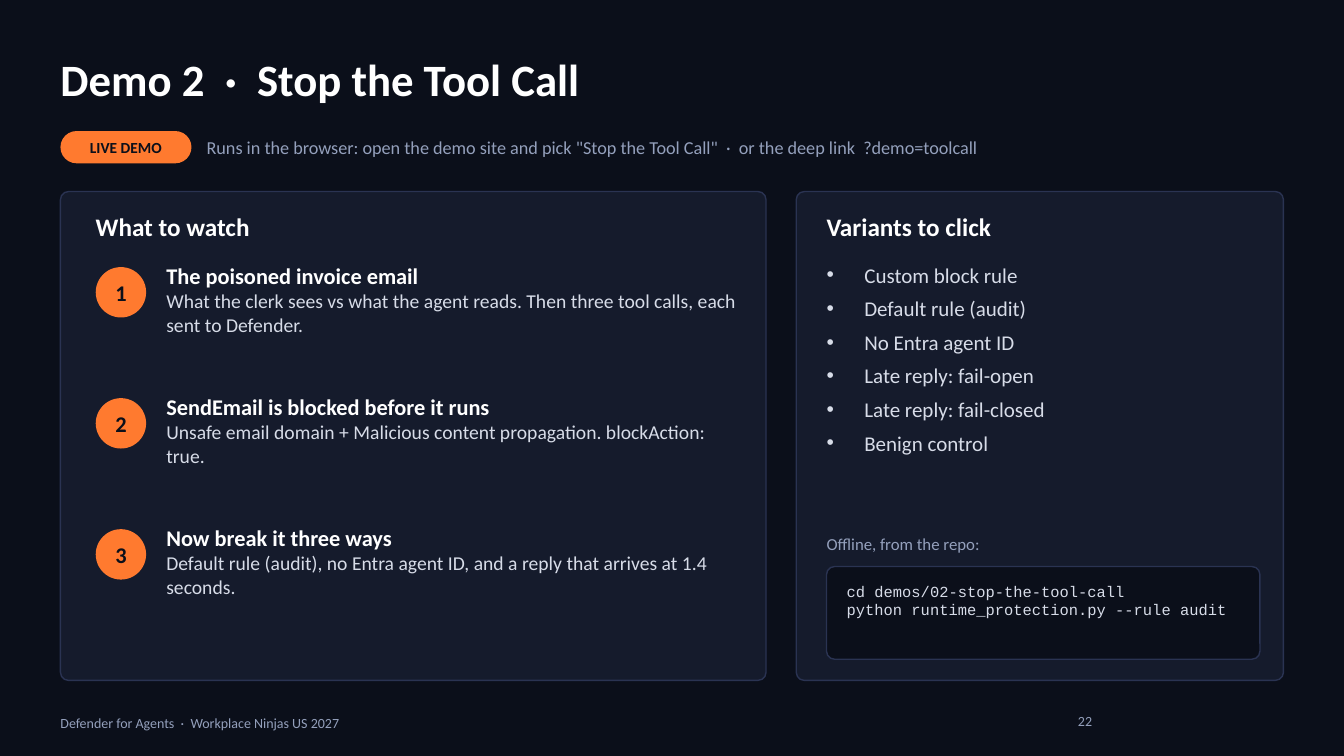
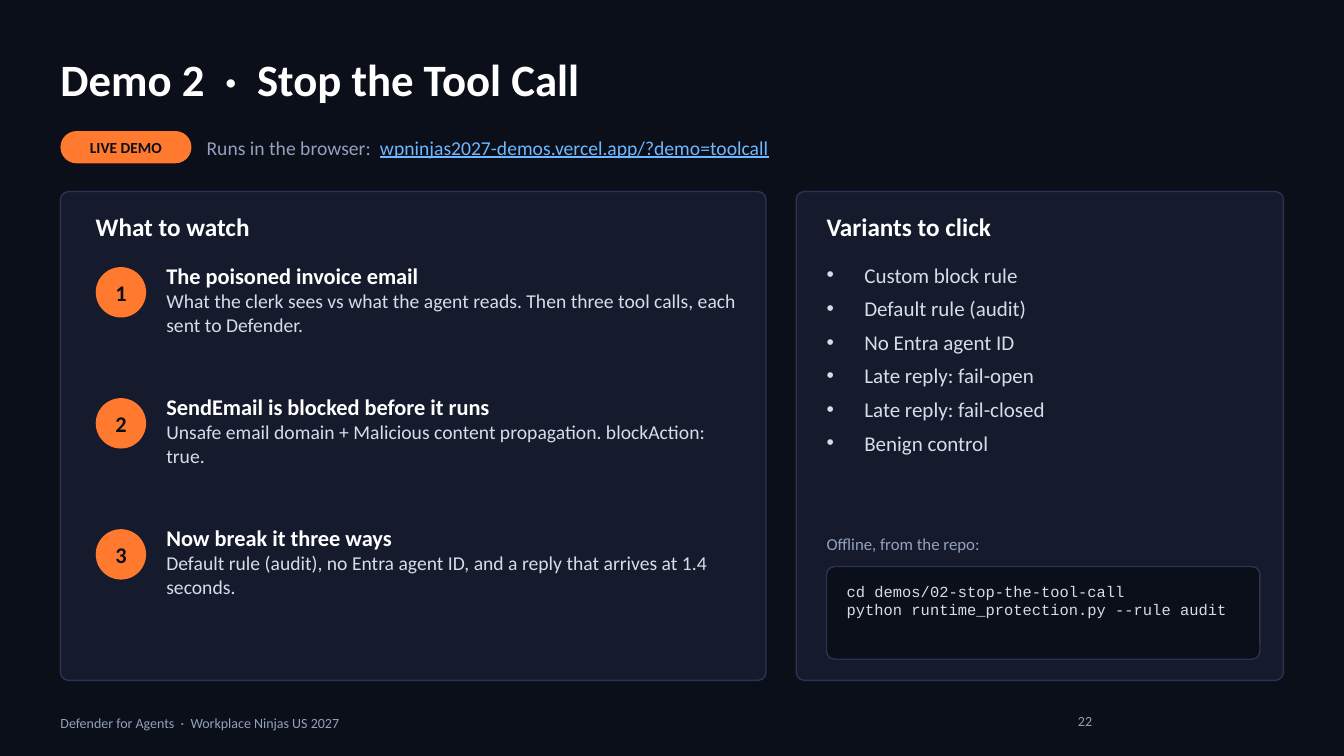
Before and after one commit to rod-trent/Conferences, a slide deck: slide 22 of WPNinjas2027/SlideDecks/Defender for Agents - WPNinjas US 2027.pptx. Drawn at 1344x756 pixels with LibreOffice and Linux fonts; fonts in the diff are those of the drawing; background and template pictures are left out. Boxes give left, top, right and bottom in pixels: in the first picture for what was removed or moved away, otherwise in the second. Text is boxed around its words. In the diff, an @@ line names an element or a change of style, - is before the commit and + after.

```diff
--- a/WPNinjas2027/SlideDecks/Defender for Agents - WPNinjas US 2027.pptx
+++ b/WPNinjas2027/SlideDecks/Defender for Agents - WPNinjas US 2027.pptx
@@ text at box(207, 141, 768, 159): text changed; size 13 to 14 pt; text colour #94A0BC to #6FB7FF @@
-Runs in the browser: open the demo site and pick "Stop the Tool Call" · or the deep link ?demo=toolcall
+Runs in the browser: wpninjas2027-demos.vercel.app/?demo=toolcall
```
Also in this commit, not shown: 6 other slides changed, 6 other files.
